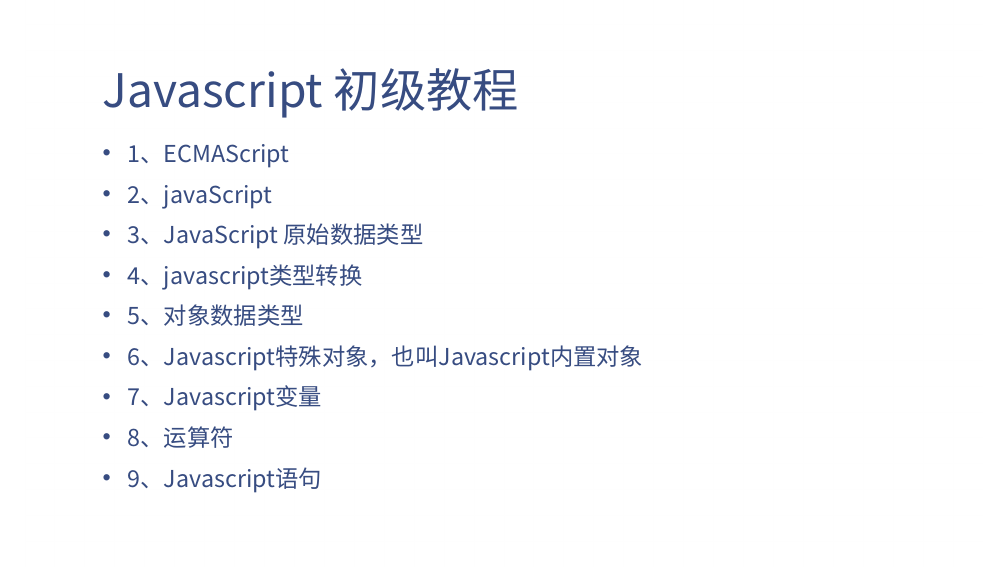
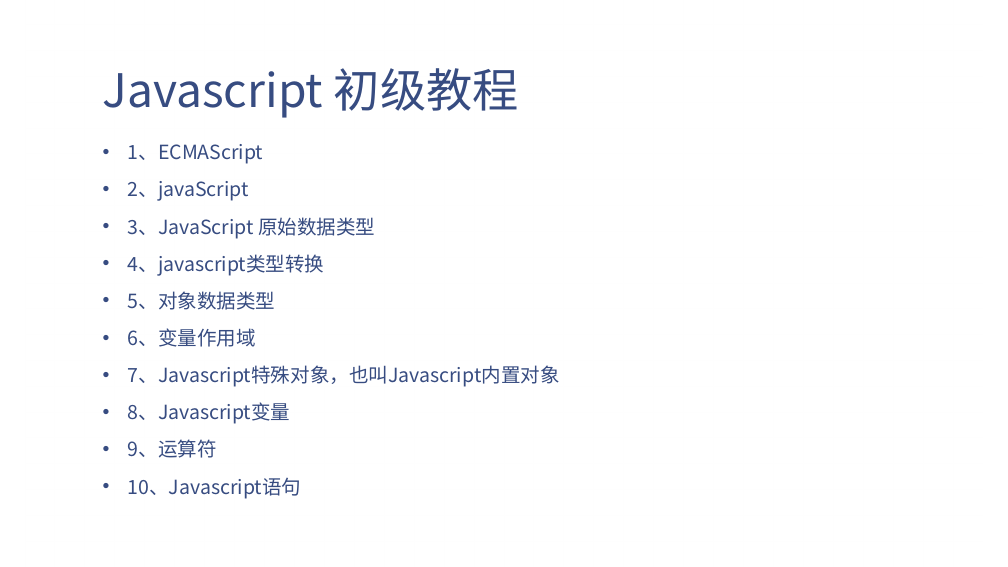
Before and after one commit to eventao/courseware, a slide deck: slide 2 of ppt/js/JavaScript初级教程.pptx. Drawn at 1008x567 pixels with LibreOffice and Linux fonts; fonts in the diff are those of the drawing; background and template pictures are left out. Boxes give left, top, right and bottom in pixels: in the first picture for what was removed or moved away, otherwise in the second. Text is boxed around its words. In the diff, an @@ line names an element or a change of style, - is before the commit and + after.

```diff
--- a/ppt/js/JavaScript初级教程.pptx
+++ b/ppt/js/JavaScript初级教程.pptx
@@ text at (x1=128, y1=144, x2=375, y2=310): size 22.2 to 18.6 pt in "1、ECMAScript", "2、javaScript", "3、JavaScript 原始数据类型", "4、javascript类型转换" and 1 more places @@
@@ text at (x1=128, y1=328, x2=560, y2=499): text changed; size 22.2 to 18.6 pt @@
-• 6、Javascript特殊对象，也叫Javascript内置对象
-• 7、Javascript变量
-• 8、运算符
-• 9、Javascript语句
+• 6、变量作用域
+• 7、Javascript特殊对象，也叫Javascript内置对象
+• 8、Javascript变量
+• 9、运算符
+• 10、Javascript语句
```
Also in this commit, not shown: 1 slide added.
